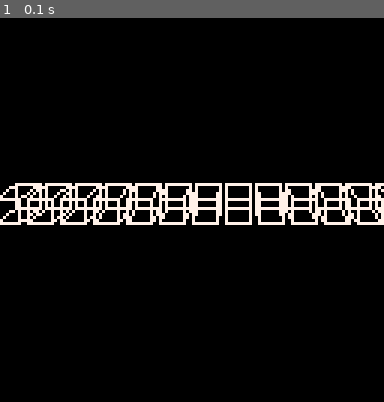
Above: before the commit, frame 1.
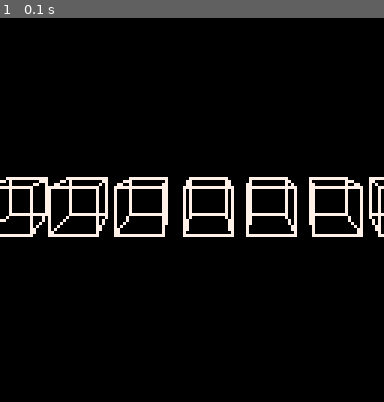
Above: after the commit, the same moment.

Repository: abemassry/dimensional-jump
Game: PICO-8 cartridge 3d_2.p8
The game is run twice, just before and just after one commit, with the same random seed, the same clock (stepped at 60 frames per second) and the same inputs.
Inputs:
- Up to frame 1 (0.1 s): no input

The runs differ from the first frame. In frame 1, 6.8% of the frame differs, in the area x 0-100%, y 41-58%.

Commit message:
increase size of cubes

Diff:
--- a/3d_2.p8
+++ b/3d_2.p8
@@ -9,15 +9,15 @@
 end
 
 function setup_block(x, y, s)
-	x0=x-4
-	y0=y-4
-	x1=x+4
-	y1=y+4
+	x0=x-8
+	y0=y-8
+	x1=x+8
+	y1=y+8
 	z=5
-	xx0=x0+z
-	yy0=y0-z
-	xx1=x1+z
-	yy1=y1-z
+	xx0=x0+z+2
+	yy0=y0-z+2
+	xx1=x1+z-2
+	yy1=y1-z-2
 	draw_block(x0+s,x1+s,y0,y1,xx0,xx1,yy0,yy1,7)
 end
 
@@ -54,17 +54,11 @@
 function _draw()
 	cls()
 	setup_block(64+60,64,12)
-	setup_block(64+50,64,11)
 	setup_block(64+40,64,10)
-	setup_block(64+30,64,9)
 	setup_block(64+20,64,8)
-	setup_block(64+10,64,7)
-	setup_block(64,64,6)
-	setup_block(64-10,64,5)
+	setup_block(64,64,7)
 	setup_block(64-20,64,4)
-	setup_block(64-30,64,3)
 	setup_block(64-40,64,2)
-	setup_block(64-50,64,1)
 	setup_block(64-60,64,0)
 
 end
